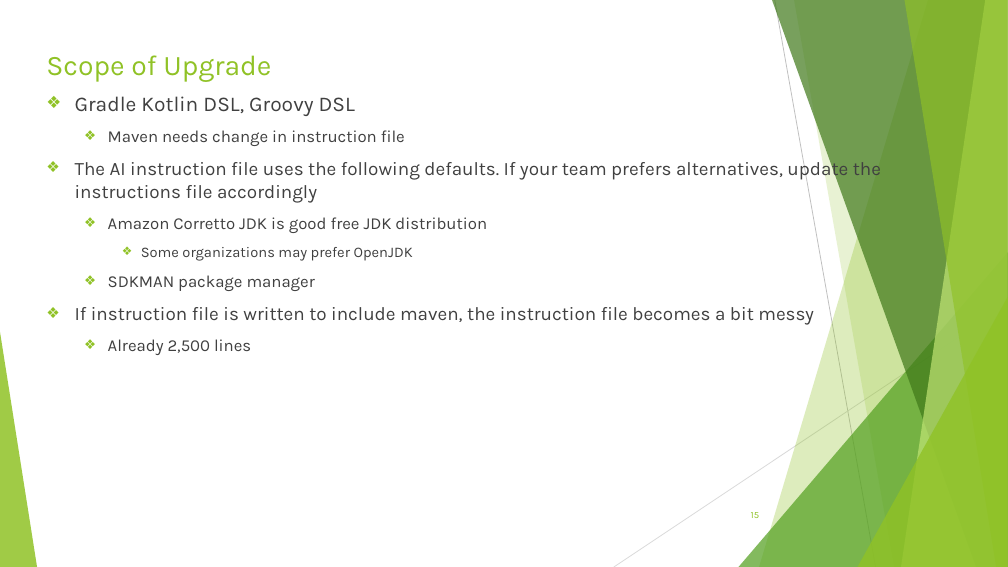
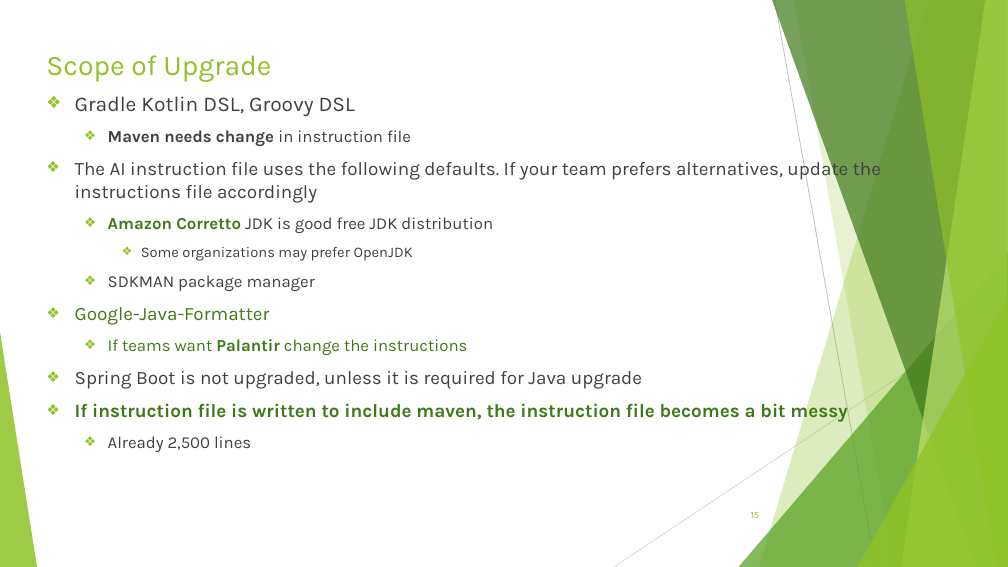
Before and after one commit to sri-chalam/ai-tech-notes, a slide deck: slide 15 of articles/ai-assisted-java-upgrade/AI-Assisted-Java-Upgrade-Presentation.pptx. Drawn at 1008x567 pixels with LibreOffice and Linux fonts; fonts in the diff are those of the drawing. Boxes give left, top, right and bottom in pixels: in the first picture for what was removed or moved away, otherwise in the second. Text is boxed around its words. In the diff, an @@ line names an element or a change of style, - is before the commit and + after.

```diff
--- a/articles/ai-assisted-java-upgrade/AI-Assisted-Java-Upgrade-Presentation.pptx
+++ b/articles/ai-assisted-java-upgrade/AI-Assisted-Java-Upgrade-Presentation.pptx
@@ text at box(75, 130, 847, 423): bold on in "Maven needs change", "Amazon Corretto", "If instruction file is written to include ..."; text colour #404040 to #3F7819 in "Amazon Corretto", "If instruction file is written to include ..." @@
@@ text at box(75, 307, 642, 389): paragraphs added @@
+❖ Google-Java-Formatter
+  ❖ If teams want Palantir change the instructions
+❖ Spring Boot is not upgraded, unless it is required for Java upgrade
```
Also in this commit, not shown: 12 other slides changed, 1 slide added.
